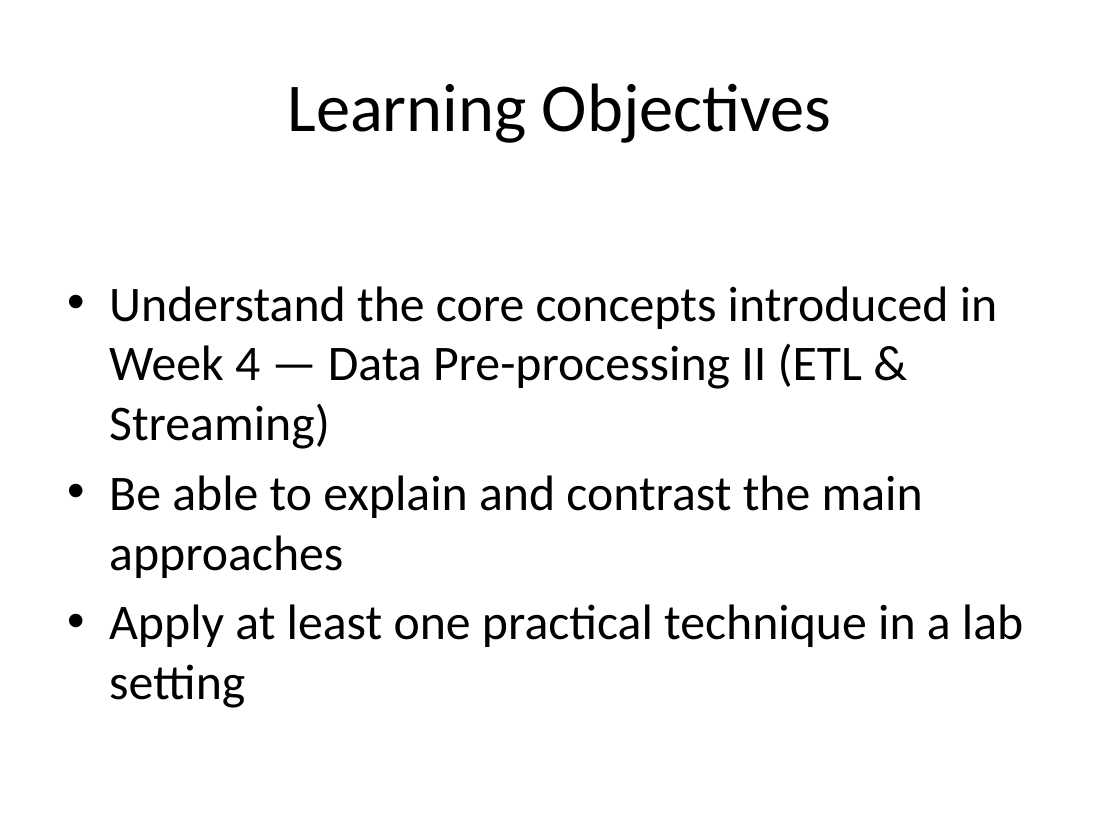
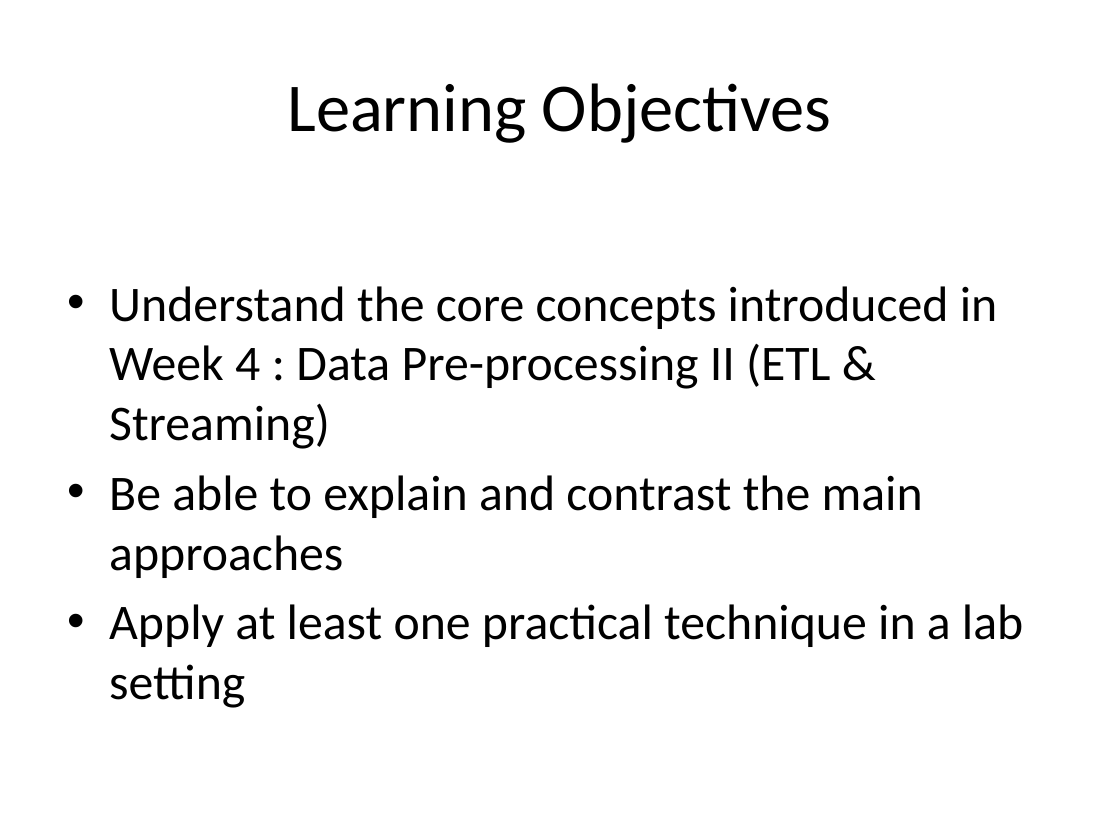
Before and after one commit to neelsoumya/teaching_big_data_analytics, a slide deck: slide 15 of Big_Data_Analytics_12_Lectures.pptx (slide 14 before the commit). Drawn at 1120x840 pixels with LibreOffice and Linux fonts; fonts in the diff are those of the drawing. Boxes give left, top, right and bottom in pixels: in the first picture for what was removed or moved away, otherwise in the second. Text is boxed around its words. In the diff, an @@ line names an element or a change of style, - is before the commit and + after.

```diff
--- a/Big_Data_Analytics_12_Lectures.pptx
+++ b/Big_Data_Analytics_12_Lectures.pptx
@@ text at (109,286,998,449): text changed @@
-• Understand the core concepts introduced in Week 4 — Data Pre-processing II (ETL & Streaming)
+• Understand the core concepts introduced in Week 4 : Data Pre-processing II (ETL & Streaming)
```
Also in this commit, not shown: 13 other slides changed, 2 slides added, 3 other files.
